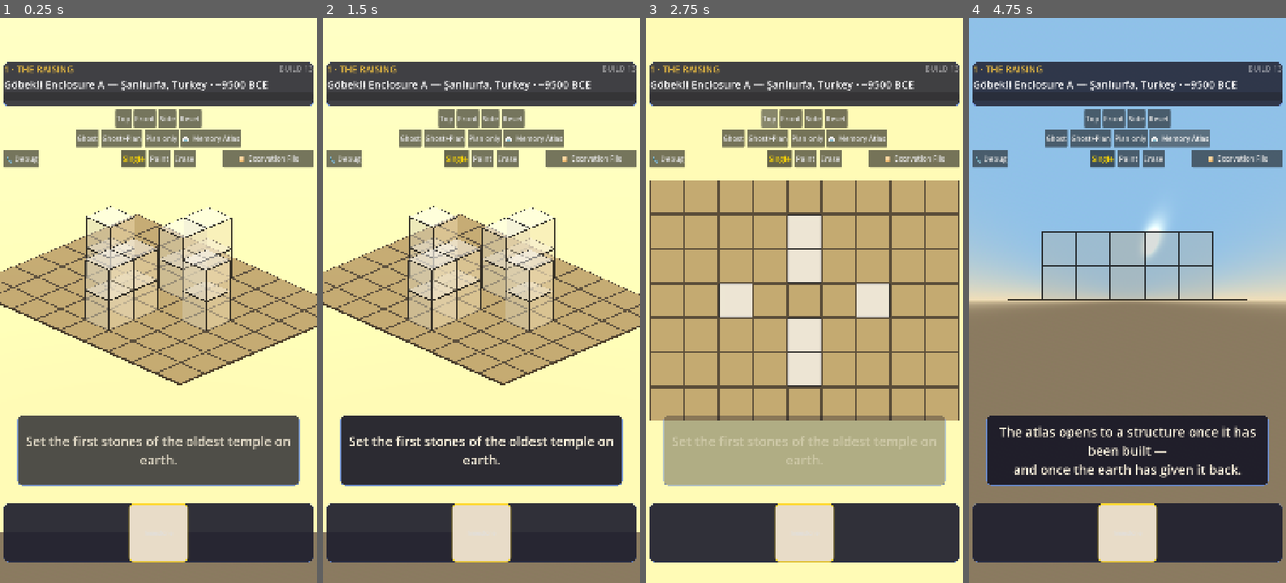
Above: before the commit, frames 1-4 (left to right).
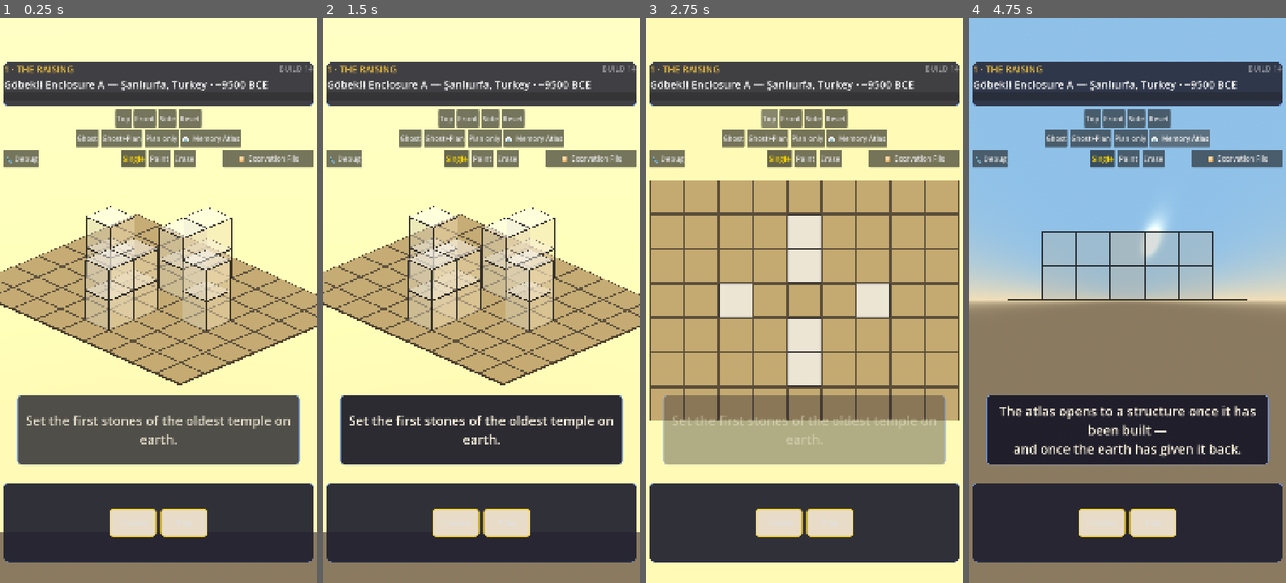
Above: after the commit, the same moments.

Repository: shivdulipati/historical-voxel-builder
Game: Godot game, scene res://slice/mastaba_slice.tscn
Same seed, same stepped clock (60 frames per second), same inputs: the game is played once before the commit and once after it. This scene is started directly instead of the project's main scene.
Inputs:
- Up to frame 1 (0.25 s): no input
- Up to frame 2 (1.5 s): click "Single" at 0.5 s; click "Single" at 1.25 s
- Up to frame 3 (2.75 s): click "Top" at 2 s
- Up to frame 4 (4.75 s): click "Front" at 2.75 s; click "Side" at 3.5 s; click "📖 Memory Atlas" at 4.25 s

The runs differ from the first frame. In frame 1, 13% of the frame differs, in the area x 1-99%, y 8-97%; in frame 2, 13%; in frame 3, 12%; in frame 4, 13%.

Commit message:
BUILD 14: bigger tray + smaller contained swatches; full-level palette in every phase (mastaba phase-2 deletion deadlock)

Diff:
--- a/new-game-project/slice/mastaba_slice.gd
+++ b/new-game-project/slice/mastaba_slice.gd
@@ -9,7 +9,7 @@
 const PIECES = preload("res://slice/pieces.gd")
 
 ## Build number shown in HUD + reflected in the export preset version.
-const BUILD_NO := 13
+const BUILD_NO := 14
 
 enum Beat { RAISING, RESTORATION, DECAY, EXCAVATION }
 enum Scaffold { GHOST, GHOST_PARTIAL, PLAN_ONLY }
@@ -26,7 +26,7 @@
 const SAFE_TOP := 150.0
 ## Bottom tray sits clear of the home indicator / app-switcher gesture zone.
 const TRAY_BOTTOM := -70.0
-const TRAY_TOP := -270.0
+const TRAY_TOP := -340.0
 
 var current_beat: Beat = Beat.RAISING
 var scaffold_mode: Scaffold = Scaffold.GHOST
@@ -504,7 +504,12 @@
 	tray.offset_right = -12
 	tray.offset_top = TRAY_TOP
 	tray.offset_bottom = TRAY_BOTTOM
-	tray.add_theme_stylebox_override("panel", _panel_style(Color(0.12, 0.12, 0.18, 0.92)))
+	var tray_sb := _panel_style(Color(0.12, 0.12, 0.18, 0.92))
+	tray_sb.content_margin_top = 36
+	tray_sb.content_margin_bottom = 36
+	tray_sb.content_margin_left = 20
+	tray_sb.content_margin_right = 20
+	tray.add_theme_stylebox_override("panel", tray_sb)
 	root.add_child(tray)
 	_tray = tray
 
@@ -736,11 +741,11 @@
 	match beat:
 		Beat.RAISING:
 			build_target = _st["core"].duplicate()
-			_palette = _unique_materials(build_target)
+			_palette = _level_materials()
 			_show_message(_st["beat1_msg"], 2.2)
 		Beat.RESTORATION:
 			build_target = _st["zenith"].duplicate()
-			_palette = _unique_materials(build_target)
+			_palette = _level_materials()
 			_show_message(_st["beat2_msg"], 2.6)
 		Beat.DECAY:
 			_run_decay()
@@ -766,6 +771,15 @@
 		if not out.has(mat):
 			out.append(mat)
 	return out
+
+
+## Every material the level uses across BOTH build beats (core ∪ zenith), in
+## first-appearance order. The tray always offers all of them: a block that
+## can be deleted in any phase can always be re-placed — no deadlocks.
+func _level_materials() -> Array[String]:
+	var all: Dictionary = _st["core"].duplicate()
+	all.merge(_st["zenith"])
+	return _unique_materials(all)
 
 
 func _on_block_placed(pos: Vector3i, color_name: String) -> void:
@@ -998,7 +1012,7 @@
 			build_target = _st["zenith"].duplicate()
 		Beat.EXCAVATION:
 			build_target = {}
-	_palette = _unique_materials(build_target)
+	_palette = _level_materials() if not build_target.is_empty() else []
 	_rebuild_palette()
 	_refresh_ghosts()
 	_update_progress()
@@ -1359,7 +1373,11 @@
 	_current_swatch = _palette[0]
 	for color_name in _palette:
 		var btn := Button.new()
-		btn.custom_minimum_size = Vector2(200, 108)
+		# Smaller than the tray on purpose: the block must read as a piece
+		# INSIDE the tray, not as the tray itself — the eye grabs the block,
+		# the locked tray margin catches the miss.
+		btn.custom_minimum_size = Vector2(160, 96)
+		btn.size_flags_vertical = Control.SIZE_SHRINK_CENTER
 		btn.text = color_name.replace("_", " ")
 		btn.add_theme_font_size_override("font_size", 20)
 		var sb := StyleBoxFlat.new()
@@ -1380,11 +1398,15 @@
 		btn.gui_input.connect(_on_swatch_gui_input.bind(color_name, btn))
 		_swatch_box.add_child(btn)
 
-	# Multi-cell pieces for this beat (e.g. T-Cap, Roof Slab) — first in the tray.
-	var beat_no := current_beat + 1
-	for pd in _st.get("beat_pieces", {}).get(beat_no, []):
+	# Multi-cell pieces used ANYWHERE in the level — offered in every phase,
+	# same rule as materials: a piece removed in any beat can be re-placed.
+	var all_pieces: Array = []
+	for b in _st.get("beat_pieces", {}):
+		all_pieces.append_array(_st["beat_pieces"][b])
+	for pd in all_pieces:
 		var pbtn := Button.new()
-		pbtn.custom_minimum_size = Vector2(200, 108)
+		pbtn.custom_minimum_size = Vector2(160, 96)
+		pbtn.size_flags_vertical = Control.SIZE_SHRINK_CENTER
 		pbtn.text = PIECES.pieces()[pd["id"]]["name"]
 		pbtn.add_theme_font_size_override("font_size", 20)
 		var sb := StyleBoxFlat.new()
--- /dev/null
+++ b/new-game-project/slice/test_tray.gd
@@ -0,0 +1,20 @@
+extends Node
+## test_tray.gd — BUILD 14: capture the mastaba RESTORATION tray to verify
+## (a) tray is taller than before, (b) swatches are SMALLER than the tray with
+## visible margin all around (block contained inside tray, not filling it),
+## (c) ALL level materials are offered in phase 2 (mudbrick included) — the
+## phase-2 deletion deadlock fix.
+
+func _ready() -> void:
+	var ctl := preload("res://slice/mastaba_slice.gd").new()
+	add_child(ctl)
+	var vp := get_viewport()
+	vp.size = Vector2i(1080, 1920)
+	ctl._load_structure(1)   # mastaba
+	ctl._start_beat(1)       # RESTORATION — the phase where mudbrick went missing
+	await get_tree().create_timer(1.2).timeout
+	print("PALETTE=%s" % str(ctl._palette))
+	assert(ctl._palette.has("mudbrick"), "mudbrick must be on tray during phase 2")
+	vp.get_texture().get_image().save_png("/tmp/b14_tray.png")
+	print("TRAY CAPTURE DONE")
+	get_tree().quit()
--- /dev/null
+++ b/new-game-project/slice/test_tray.tscn
@@ -0,0 +1,6 @@
+[gd_scene load_steps=2 format=3 uid="uid://b14tray000000"]
+
+[ext_resource type="Script" path="res://slice/test_tray.gd" id="1_tray"]
+
+[node name="TestTray" type="Node"]
+script = ExtResource("1_tray")
